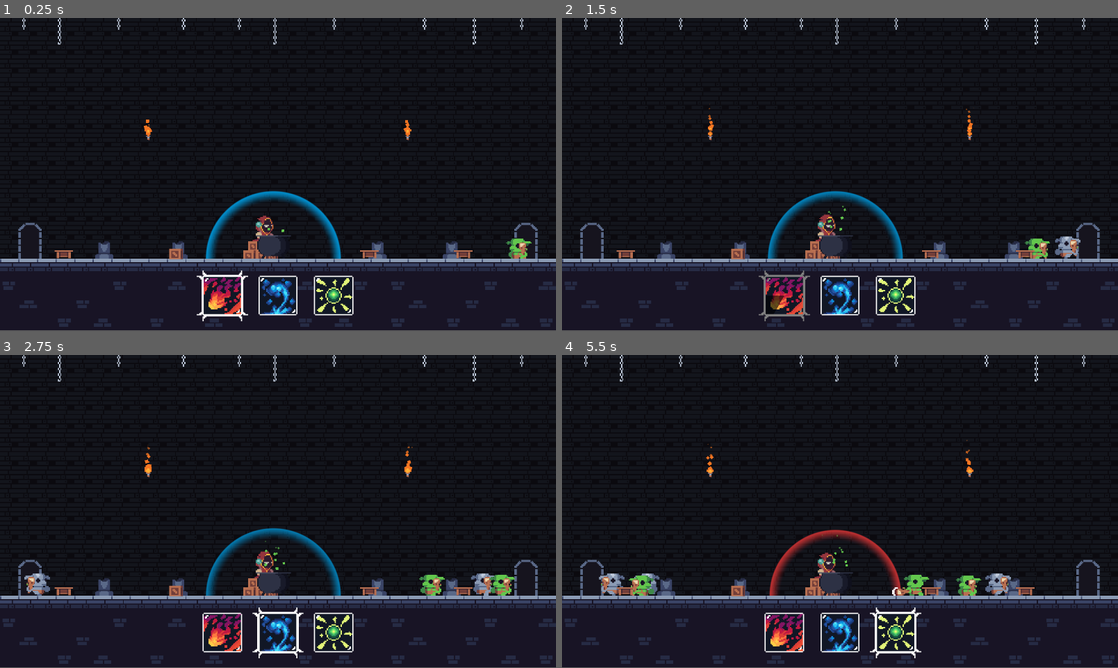
Above: before the commit, frames 1-4 (two rows, left to right).
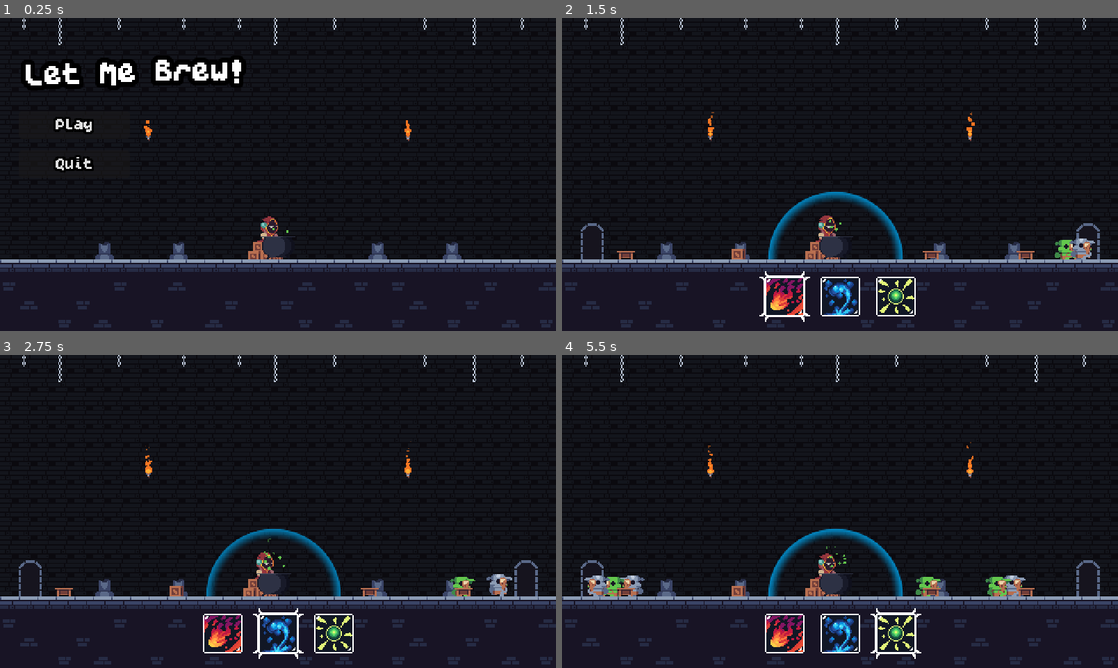
Above: after the commit, the same moments.

Repository: Joao-victor-da-silva/Let_Me_Brew
Game: Godot game, scene res://cenas/tela_titulo.tscn
Two runs of this game, one before a commit and one after it. Both use one fixed random seed, a clock stepped at 60 frames per second and the inputs below. Before the commit the project starts from res://cenas/jogo.tscn.
Inputs (mouse positions are in pixels of both pictures, inside the frame that each line leads up to):
- Up to frame 1 (0.25 s): no input
- Up to frame 2 (1.5 s): click (634, 124) at 0.5 s, where only the run after the commit has a clickable "Play"; click (784, 296) at 1.25 s
- Up to frame 3 (2.75 s): click (278, 633) at 2 s
- Up to frame 4 (5.5 s): click (895, 633) at 2.75 s; click (784, 633) at 3.5 s; click (840, 633) at 4.25 s; click (895, 633) at 5 s
In our replay, the window is 800x449 before the commit and 800x450 after it. These sizes can differ from the game's own. Grey fills any space a smaller window leaves; there, only what the larger window draws over its background counts as a difference.

The runs differ from the first frame. In frame 1, 8.8% of the frame differs, in the area x 0-100%, y 0-99%; in frame 2, 4.8%; in frame 3, 5.0%; in frame 4, 6.5%.

Commit message:
Tela de titulo com transições

Diff:
--- /dev/null
+++ b/assets/shaders/transition.gdshader
@@ -0,0 +1,9 @@
+shader_type canvas_item;
+
+uniform sampler2D gradient_texture;
+uniform float threshold : hint_range(0.0, 1.0, 0.01) = 0.0;
+
+void fragment() {
+	float value = 1.0 - texture(gradient_texture, UV).r;
+	COLOR.a = step(1.0 - threshold, value);
+}
--- a/cenas/jogo.gd
+++ b/cenas/jogo.gd
@@ -5,6 +5,7 @@
 # Logica dos rounds, spawn de monstros vai aqui
 
 func _ready():
+	Transitions.fade_from_black(0.25)
 	Globals.player_morreu.connect(game_over)
 
 func game_over():
@@ -16,5 +17,4 @@
 	get_tree().reload_current_scene()
 
 func menu_principal():
-	# TODO
-	pass
+	get_tree().change_scene_to_file("res://cenas/tela_titulo.tscn")
--- a/cenas/mago/mago.gd
+++ b/cenas/mago/mago.gd
@@ -5,7 +5,7 @@
 const COR_ESCUDO_DANIFICADO = Color("db3535")
 
 @onready var escudo = $Escudo
-@onready var sprite = $Sprite
+@onready var sprite = $Sprites/Sprite
 @onready var barra_vida = $BarraVida
 
 var escudo_ativo : bool = true
--- a/cenas/mago/mago.tscn
+++ b/cenas/mago/mago.tscn
@@ -1,24 +1,21 @@
-[gd_scene load_steps=38 format=3 uid="uid://c1c5sbup2ejfk"]
+[gd_scene load_steps=22 format=3 uid="uid://c1c5sbup2ejfk"]
 
 [ext_resource type="Shader" uid="uid://r2dej8e6fvkm" path="res://assets/shaders/barreira.gdshader" id="1_0b7qp"]
 [ext_resource type="Texture2D" uid="uid://341mtqdrnyt4" path="res://assets/sprites/quadrado.png" id="1_axpp8"]
 [ext_resource type="Script" uid="uid://h3e3scwyulh2" path="res://cenas/mago/mago.gd" id="1_h3r2y"]
-[ext_resource type="Texture2D" uid="uid://dpsovyqj7j0g4" path="res://assets/sprites/Mage_idle.png" id="1_sgq7f"]
 [ext_resource type="Script" uid="uid://8xwwpf27k8b7" path="res://cenas/mago/hud.gd" id="2_dj8vl"]
 [ext_resource type="Texture2D" uid="uid://dh4x5mi5qing0" path="res://assets/sprites/icone-fogo.png" id="2_r61q6"]
 [ext_resource type="Texture2D" uid="uid://uvowdsjljl53" path="res://assets/sprites/icone-borda2.png" id="3_8ncbm"]
 [ext_resource type="Texture2D" uid="uid://c5til03dxa3s8" path="res://assets/sprites/icone-gelo.png" id="3_ga11a"]
 [ext_resource type="Shader" uid="uid://fb3jifn3u25u" path="res://assets/shaders/cooldown.gdshader" id="3_uwptg"]
 [ext_resource type="Texture2D" uid="uid://dfe0c400v3kfp" path="res://assets/sprites/icone-telecinese.png" id="4_ga11a"]
-[ext_resource type="Shader" uid="uid://cnusdvyaps2wj" path="res://assets/shaders/flash.gdshader" id="4_x4bry"]
 [ext_resource type="Script" uid="uid://2uo58vuuaefi" path="res://cenas/mago/spells.gd" id="6_ci51r"]
 [ext_resource type="Texture2D" uid="uid://yuxc0ssru5oa" path="res://assets/sprites/health_bar.png" id="6_jvh14"]
 [ext_resource type="Script" uid="uid://bdeayxro2fr6c" path="res://cenas/mago/fogo.gd" id="7_247np"]
 [ext_resource type="Script" uid="uid://bup6o3al8kok2" path="res://cenas/mago/gelo.gd" id="8_lcyhj"]
 [ext_resource type="Script" uid="uid://c052h0kp62qop" path="res://cenas/mago/telecinese.gd" id="9_e1l5y"]
+[ext_resource type="PackedScene" uid="uid://crvvt31scfbh2" path="res://cenas/mago/mago_sprite.tscn" id="11_dj8vl"]
 [ext_resource type="Texture2D" uid="uid://b4qvqqkds70qk" path="res://assets/sprites/icone-borda.png" id="12_8ncbm"]
-[ext_resource type="Texture2D" uid="uid://be4q2j2whirev" path="res://assets/sprites/caldeirao.png" id="18_2krsa"]
-[ext_resource type="Texture2D" uid="uid://bv1qams5sj1gs" path="res://assets/tilesets/WoodDecor.png" id="19_4lhe6"]
 
 [sub_resource type="ShaderMaterial" id="ShaderMaterial_2krsa"]
 shader = ExtResource("3_uwptg")
@@ -40,94 +37,8 @@
 shader_parameter/shield_color = Color(0, 0.596078, 0.858824, 1)
 shader_parameter/blink_speed = 4.0
 
-[sub_resource type="ShaderMaterial" id="ShaderMaterial_jvh14"]
-shader = ExtResource("4_x4bry")
-shader_parameter/flash_color = Color(0.86, 0.2924, 0.2924, 1)
-shader_parameter/flash_amount = 0.0
-
-[sub_resource type="AtlasTexture" id="AtlasTexture_sgq7f"]
-atlas = ExtResource("1_sgq7f")
-region = Rect2(0, 0, 48, 48)
-
-[sub_resource type="AtlasTexture" id="AtlasTexture_axpp8"]
-atlas = ExtResource("1_sgq7f")
-region = Rect2(48, 0, 48, 48)
-
-[sub_resource type="AtlasTexture" id="AtlasTexture_0b7qp"]
-atlas = ExtResource("1_sgq7f")
-region = Rect2(96, 0, 48, 48)
-
-[sub_resource type="AtlasTexture" id="AtlasTexture_h3r2y"]
-atlas = ExtResource("1_sgq7f")
-region = Rect2(144, 0, 48, 48)
-
-[sub_resource type="AtlasTexture" id="AtlasTexture_x4bry"]
-atlas = ExtResource("1_sgq7f")
-region = Rect2(192, 0, 48, 48)
-
-[sub_resource type="AtlasTexture" id="AtlasTexture_jvh14"]
-atlas = ExtResource("1_sgq7f")
-region = Rect2(240, 0, 48, 48)
-
-[sub_resource type="SpriteFrames" id="SpriteFrames_q64jv"]
-animations = [{
-"frames": [{
-"duration": 1.0,
-"texture": SubResource("AtlasTexture_sgq7f")
-}, {
-"duration": 1.0,
-"texture": SubResource("AtlasTexture_axpp8")
-}, {
-"duration": 1.0,
-"texture": SubResource("AtlasTexture_0b7qp")
-}, {
-"duration": 1.0,
-"texture": SubResource("AtlasTexture_h3r2y")
-}, {
-"duration": 1.0,
-"texture": SubResource("AtlasTexture_x4bry")
-}, {
-"duration": 1.0,
-"texture": SubResource("AtlasTexture_jvh14")
-}],
-"loop": true,
-"name": &"idle",
-"speed": 8.0
-}]
-
 [sub_resource type="CircleShape2D" id="CircleShape2D_e1l5y"]
 radius = 32.0
-
-[sub_resource type="Gradient" id="Gradient_4lhe6"]
-offsets = PackedFloat32Array(0, 0.418006, 1)
-colors = PackedColorArray(0.388235, 0.780392, 0.301961, 1, 0.39143, 0.78, 0.3042, 1, 0.388235, 0.780392, 0.301961, 0)
-
-[sub_resource type="GradientTexture1D" id="GradientTexture1D_7xp8l"]
-gradient = SubResource("Gradient_4lhe6")
-
-[sub_resource type="Curve" id="Curve_egfvb"]
-_data = [Vector2(0, 1), 0.0, -0.204905, 0, 0, Vector2(1, 0), -2.38202, 0.0, 0, 0]
-point_count = 2
-
-[sub_resource type="CurveTexture" id="CurveTexture_64nvi"]
-curve = SubResource("Curve_egfvb")
-
-[sub_resource type="ParticleProcessMaterial" id="ParticleProcessMaterial_o5qc0"]
-particle_flag_disable_z = true
-emission_shape = 3
-emission_box_extents = Vector3(10, 1, 1)
-angle_min = 1.07288e-05
-angle_max = 359.0
-direction = Vector3(0, -1, 0)
-spread = 10.0
-initial_velocity_min = 10.0
-initial_velocity_max = 20.0
-angular_velocity_min = 100.0
-angular_velocity_max = 200.0
-gravity = Vector3(0, 0, 0)
-scale_max = 1.25
-scale_curve = SubResource("CurveTexture_64nvi")
-color_ramp = SubResource("GradientTexture1D_7xp8l")
 
 [node name="Mago" type="Node2D" groups=["mago"]]
 script = ExtResource("1_h3r2y")
@@ -200,55 +111,7 @@
 texture = ExtResource("1_axpp8")
 metadata/_edit_lock_ = true
 
-[node name="Sprite" type="AnimatedSprite2D" parent="."]
-z_index = -2
-texture_filter = 1
-material = SubResource("ShaderMaterial_jvh14")
-position = Vector2(-8, -25)
-sprite_frames = SubResource("SpriteFrames_q64jv")
-animation = &"idle"
-autoplay = "idle"
-frame_progress = 0.981142
-
-[node name="Decoração" type="Node2D" parent="."]
-z_index = -1
-
-[node name="WoodDecor" type="Sprite2D" parent="Decoração"]
-texture_filter = 1
-position = Vector2(-10, -7)
-texture = ExtResource("19_4lhe6")
-hframes = 7
-vframes = 2
-frame = 2
-
-[node name="WoodDecor4" type="Sprite2D" parent="Decoração"]
-texture_filter = 1
-position = Vector2(0, -7)
-texture = ExtResource("19_4lhe6")
-hframes = 7
-vframes = 2
-frame = 4
-
-[node name="WoodDecor2" type="Sprite2D" parent="Decoração"]
-texture_filter = 1
-position = Vector2(-17, -15)
-texture = ExtResource("19_4lhe6")
-hframes = 7
-vframes = 2
-frame = 2
-
-[node name="WoodDecor3" type="Sprite2D" parent="Decoração"]
-texture_filter = 1
-position = Vector2(-21, -7)
-texture = ExtResource("19_4lhe6")
-hframes = 7
-vframes = 2
-frame = 2
-
-[node name="Caldeirao" type="Sprite2D" parent="Decoração"]
-texture_filter = 1
-position = Vector2(0, -10)
-texture = ExtResource("18_2krsa")
+[node name="Sprites" parent="." instance=ExtResource("11_dj8vl")]
 
 [node name="Spells" type="Node2D" parent="." node_paths=PackedStringArray("hud")]
 script = ExtResource("6_ci51r")
@@ -280,15 +143,6 @@
 tempo_cooldown = 3.0
 metadata/_edit_lock_ = true
 
-[node name="Bolhas" type="GPUParticles2D" parent="."]
-texture_filter = 1
-position = Vector2(0, -23)
-amount = 12
-texture = ExtResource("1_axpp8")
-lifetime = 2.0
-randomness = 0.25
-process_material = SubResource("ParticleProcessMaterial_o5qc0")
-
 [node name="BarraVida" type="TextureProgressBar" parent="."]
 offset_left = -14.0
 offset_top = -46.0
--- /dev/null
+++ b/cenas/mago/mago_sprite.tscn
@@ -0,0 +1,154 @@
+[gd_scene load_steps=19 format=3 uid="uid://crvvt31scfbh2"]
+
+[ext_resource type="Shader" uid="uid://cnusdvyaps2wj" path="res://assets/shaders/flash.gdshader" id="1_aw22j"]
+[ext_resource type="Texture2D" uid="uid://dpsovyqj7j0g4" path="res://assets/sprites/Mage_idle.png" id="2_qk2yj"]
+[ext_resource type="Texture2D" uid="uid://bv1qams5sj1gs" path="res://assets/tilesets/WoodDecor.png" id="3_dat4w"]
+[ext_resource type="Texture2D" uid="uid://be4q2j2whirev" path="res://assets/sprites/caldeirao.png" id="4_8r05p"]
+[ext_resource type="Texture2D" uid="uid://341mtqdrnyt4" path="res://assets/sprites/quadrado.png" id="5_hgegx"]
+
+[sub_resource type="ShaderMaterial" id="ShaderMaterial_jvh14"]
+shader = ExtResource("1_aw22j")
+shader_parameter/flash_color = Color(0.86, 0.2924, 0.2924, 1)
+shader_parameter/flash_amount = 0.0
+
+[sub_resource type="AtlasTexture" id="AtlasTexture_sgq7f"]
+atlas = ExtResource("2_qk2yj")
+region = Rect2(0, 0, 48, 48)
+
+[sub_resource type="AtlasTexture" id="AtlasTexture_axpp8"]
+atlas = ExtResource("2_qk2yj")
+region = Rect2(48, 0, 48, 48)
+
+[sub_resource type="AtlasTexture" id="AtlasTexture_0b7qp"]
+atlas = ExtResource("2_qk2yj")
+region = Rect2(96, 0, 48, 48)
+
+[sub_resource type="AtlasTexture" id="AtlasTexture_h3r2y"]
+atlas = ExtResource("2_qk2yj")
+region = Rect2(144, 0, 48, 48)
+
+[sub_resource type="AtlasTexture" id="AtlasTexture_x4bry"]
+atlas = ExtResource("2_qk2yj")
+region = Rect2(192, 0, 48, 48)
+
+[sub_resource type="AtlasTexture" id="AtlasTexture_jvh14"]
+atlas = ExtResource("2_qk2yj")
+region = Rect2(240, 0, 48, 48)
+
+[sub_resource type="SpriteFrames" id="SpriteFrames_q64jv"]
+animations = [{
+"frames": [{
+"duration": 1.0,
+"texture": SubResource("AtlasTexture_sgq7f")
+}, {
+"duration": 1.0,
+"texture": SubResource("AtlasTexture_axpp8")
+}, {
+"duration": 1.0,
+"texture": SubResource("AtlasTexture_0b7qp")
+}, {
+"duration": 1.0,
+"texture": SubResource("AtlasTexture_h3r2y")
+}, {
+"duration": 1.0,
+"texture": SubResource("AtlasTexture_x4bry")
+}, {
+"duration": 1.0,
+"texture": SubResource("AtlasTexture_jvh14")
+}],
+"loop": true,
+"name": &"idle",
+"speed": 8.0
+}]
+
+[sub_resource type="Gradient" id="Gradient_4lhe6"]
+offsets = PackedFloat32Array(0, 0.418006, 1)
+colors = PackedColorArray(0.388235, 0.780392, 0.301961, 1, 0.39143, 0.78, 0.3042, 1, 0.388235, 0.780392, 0.301961, 0)
+
+[sub_resource type="GradientTexture1D" id="GradientTexture1D_7xp8l"]
+gradient = SubResource("Gradient_4lhe6")
+
+[sub_resource type="Curve" id="Curve_egfvb"]
+_data = [Vector2(0, 1), 0.0, -0.204905, 0, 0, Vector2(1, 0), -2.38202, 0.0, 0, 0]
+point_count = 2
+
+[sub_resource type="CurveTexture" id="CurveTexture_64nvi"]
+curve = SubResource("Curve_egfvb")
+
+[sub_resource type="ParticleProcessMaterial" id="ParticleProcessMaterial_o5qc0"]
+particle_flag_disable_z = true
+emission_shape = 3
+emission_box_extents = Vector3(10, 1, 1)
+angle_min = 1.07288e-05
+angle_max = 359.0
+direction = Vector3(0, -1, 0)
+spread = 10.0
+initial_velocity_min = 10.0
+initial_velocity_max = 20.0
+angular_velocity_min = 100.0
+angular_velocity_max = 200.0
+gravity = Vector3(0, 0, 0)
+scale_max = 1.25
+scale_curve = SubResource("CurveTexture_64nvi")
+color_ramp = SubResource("GradientTexture1D_7xp8l")
+
+[node name="MagoSprite" type="Node2D"]
+
+[node name="Sprite" type="AnimatedSprite2D" parent="."]
+z_index = -2
+texture_filter = 1
+material = SubResource("ShaderMaterial_jvh14")
+position = Vector2(-8, -25)
+sprite_frames = SubResource("SpriteFrames_q64jv")
+animation = &"idle"
+autoplay = "idle"
+frame_progress = 0.981142
+
+[node name="Decoração" type="Node2D" parent="."]
+z_index = -1
+
+[node name="WoodDecor" type="Sprite2D" parent="Decoração"]
+texture_filter = 1
+position = Vector2(-10, -7)
+texture = ExtResource("3_dat4w")
+hframes = 7
+vframes = 2
+frame = 2
+
+[node name="WoodDecor4" type="Sprite2D" parent="Decoração"]
+texture_filter = 1
+position = Vector2(0, -7)
+texture = ExtResource("3_dat4w")
+hframes = 7
+vframes = 2
+frame = 4
+
+[node name="WoodDecor2" type="Sprite2D" parent="Decoração"]
+texture_filter = 1
+position = Vector2(-17, -15)
+texture = ExtResource("3_dat4w")
+hframes = 7
+vframes = 2
+frame = 2
+
+[node name="WoodDecor3" type="Sprite2D" parent="Decoração"]
+texture_filter = 1
+position = Vector2(-21, -7)
+texture = ExtResource("3_dat4w")
+hframes = 7
+vframes = 2
+frame = 2
+
+[node name="Caldeirao" type="Sprite2D" parent="Decoração"]
+texture_filter = 1
+position = Vector2(0, -10)
+texture = ExtResource("4_8r05p")
+
+[node name="Bolhas" type="GPUParticles2D" parent="."]
+texture_filter = 1
+position = Vector2(0, -23)
+amount = 12
+texture = ExtResource("5_hgegx")
+lifetime = 2.0
+randomness = 0.25
+process_material = SubResource("ParticleProcessMaterial_o5qc0")
--- /dev/null
+++ b/cenas/tela_titulo.gd
@@ -0,0 +1,9 @@
+extends Node2D
+
+func _on_jogar_pressed():
+	Transitions.fade_to_black(0.25)
+	await Utils.timer(0.25)
+	get_tree().change_scene_to_file("res://cenas/jogo.tscn")
+
+func _on_sair_pressed():
+	get_tree().quit()
--- /dev/null
+++ b/cenas/tela_titulo.tscn
@@ -0,0 +1,67 @@
+[gd_scene load_steps=7 format=3 uid="uid://32t106hsq8u0"]
+
+[ext_resource type="FontFile" uid="uid://cmt7x7fs8xdul" path="res://assets/resources/Awesome 9.ttf" id="1_7cqr4"]
+[ext_resource type="Script" uid="uid://dpdvij4ouprkw" path="res://cenas/tela_titulo.gd" id="1_fe6cd"]
+[ext_resource type="PackedScene" uid="uid://bymer1w1owwpa" path="res://cenas/castelo.tscn" id="2_5grls"]
+[ext_resource type="PackedScene" uid="uid://crvvt31scfbh2" path="res://cenas/mago/mago_sprite.tscn" id="3_exgai"]
+
+[sub_resource type="Animation" id="Animation_fe6cd"]
+resource_name = "fade_to_black"
+
+[sub_resource type="AnimationLibrary" id="AnimationLibrary_gsmg7"]
+_data = {
+&"fade_to_black": SubResource("Animation_fe6cd")
+}
+
+[node name="TelaTitulo" type="Node2D"]
+script = ExtResource("1_fe6cd")
+
+[node name="Titulo" type="RichTextLabel" parent="."]
+texture_filter = 1
+offset_left = 6.0
+offset_top = 32.0
+offset_right = 230.0
+offset_bottom = 64.0
+theme_override_colors/font_outline_color = Color(0, 0, 0, 1)
+theme_override_constants/outline_size = 16
+theme_override_fonts/normal_font = ExtResource("1_7cqr4")
+theme_override_font_sizes/normal_font_size = 32
+bbcode_enabled = true
+text = "[wave]Let Me Brew![/wave]"
+fit_content = true
+horizontal_alignment = 1
+
+[node name="Botoes" type="VBoxContainer" parent="."]
+offset_left = 16.0
+offset_top = 80.0
+offset_right = 112.0
+offset_bottom = 272.0
+theme_override_constants/separation = 10
+
+[node name="Jogar" type="Button" parent="Botoes"]
+texture_filter = 1
+layout_mode = 2
+theme_override_constants/outline_size = 8
+theme_override_fonts/font = ExtResource("1_7cqr4")
+text = "Play"
+
+[node name="Sair" type="Button" parent="Botoes"]
+texture_filter = 1
+layout_mode = 2
+theme_override_colors/font_outline_color = Color(0, 0, 0, 1)
+theme_override_constants/outline_size = 8
+theme_override_fonts/font = ExtResource("1_7cqr4")
+text = "Quit"
+
+[node name="Castelo" parent="." instance=ExtResource("2_5grls")]
+
+[node name="MagoSprite" parent="." instance=ExtResource("3_exgai")]
+position = Vector2(240, 208)
+
+[node name="AnimationPlayer" type="AnimationPlayer" parent="."]
+libraries = {
+&"": SubResource("AnimationLibrary_gsmg7")
+}
+
+[connection signal="pressed" from="Botoes/Jogar" to="." method="_on_jogar_pressed"]
+[connection signal="pressed" from="Botoes/Sair" to="." method="_on_sair_pressed"]
--- a/project.godot
+++ b/project.godot
@@ -11,7 +11,7 @@
 [application]
 
 config/name="Let Me Brew!"
-run/main_scene="uid://c4xv1ryc5mhif"
+run/main_scene="uid://32t106hsq8u0"
 config/features=PackedStringArray("4.4", "Forward Plus")
 config/icon="res://icon.svg"
 
@@ -19,6 +19,7 @@
 
 Utils="*res://scripts/globais/utils.gd"
 Globals="*res://scripts/globais/globals.gd"
+Transitions="*res://scripts/globais/transitions.tscn"
 
 [display]
 
@@ -27,6 +28,7 @@
 window/size/window_width_override=960
 window/size/window_height_override=540
 window/stretch/mode="canvas_items"
+window/stretch/scale_mode="integer"
 
 [global_group]
 
--- /dev/null
+++ b/scripts/globais/transitions.gd
@@ -0,0 +1,15 @@
+extends CanvasLayer
+
+@onready var black = $Black
+
+func fade_to_black(duration: float):
+	black.modulate = Color.TRANSPARENT
+	var tween = create_tween()
+	tween.tween_property(black, "modulate", Color.WHITE, duration)
+	tween.play()
+
+func fade_from_black(duration: float):
+	black.modulate = Color.WHITE
+	var tween = create_tween()
+	tween.tween_property(black, "modulate", Color.TRANSPARENT, duration)
+	tween.play()
--- /dev/null
+++ b/scripts/globais/transitions.tscn
@@ -0,0 +1,18 @@
+[gd_scene load_steps=2 format=3 uid="uid://bw2d7hqaar782"]
+
+[ext_resource type="Script" uid="uid://cec2vk6dclwxo" path="res://scripts/globais/transitions.gd" id="1_4q5ly"]
+
+[node name="Transitions" type="CanvasLayer"]
+process_mode = 3
+layer = 10
+script = ExtResource("1_4q5ly")
+
+[node name="Black" type="ColorRect" parent="."]
+modulate = Color(1, 1, 1, 0)
+anchors_preset = 15
+anchor_right = 1.0
+anchor_bottom = 1.0
+grow_horizontal = 2
+grow_vertical = 2
+mouse_filter = 2
+color = Color(0, 0, 0, 1)
Binary file added: assets/resources/Awesome 9.ttf
Not shown, added: assets/resources/Awesome 9.ttf.import
Binary file added: assets/shaders/Awesome 9.ttf
Not shown, added: assets/shaders/Awesome 9.ttf.import
Not shown, added: assets/shaders/transition.gdshader.uid
Binary file added: assets/sprites/Vertical_2-256x256.png
Not shown, added: assets/sprites/Vertical_2-256x256.png.import
Not shown, added: cenas/tela_titulo.gd.uid
Not shown, added: scripts/globais/transitions.gd.uid
